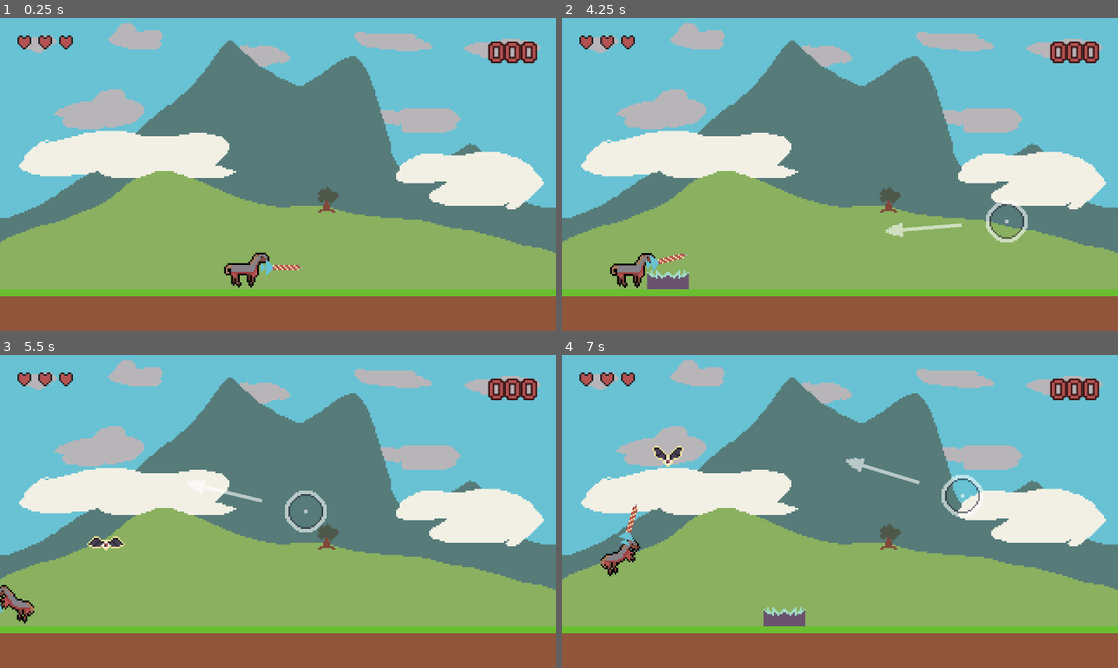
Above: before the commit, frames 1-4 (two rows, left to right).
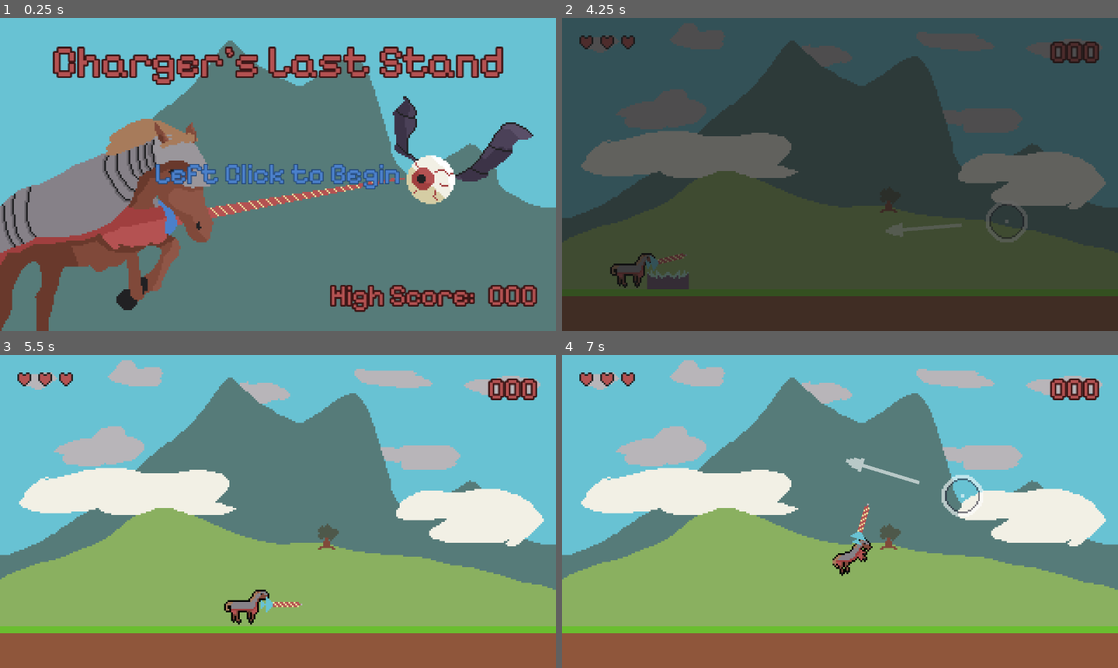
Above: after the commit, the same moments.

Repository: ErwinPrograms/Mini-Jam-205-Horses
Game: Godot game, scene res://scenes/views/main_menu.tscn
Two runs of this game, one before a commit and one after it. Both use one fixed random seed, a clock stepped at 60 frames per second and the inputs below. Before the commit the project starts from res://scenes/views/game.tscn. Sound files missing from this copy of the repository are replaced by a short silence.
Inputs (mouse positions are in pixels of both pictures, inside the frame that each line leads up to):
- Up to frame 1 (0.25 s): no input
- Up to frame 2 (4.25 s): tap Enter (ui_accept) at 0.5, 0.77, 1.25, 3.77 s; move the mouse to (962, 158) at 0.52 s; press the mouse at (962, 158) at 0.53 s; hold Right (ui_right) 0.53-1.25 s; release the mouse at (962, 158) at 1.25 s; drag from (728, 190) to (840, 265) at 1.27 s; move the mouse to (895, 105) at 2.02 s; press the mouse at (895, 105) at 2.03 s; hold Left (ui_left) 2.03-2.75 s; release the mouse at (895, 105) at 2.75 s; drag from (812, 237) to (667, 271) at 2.77 s; move the mouse to (1006, 221) at 3.52 s; press the mouse at (1006, 221) at 3.53 s; hold Right (ui_right) from 3.53 s (still down); tap Escape (ui_cancel) at 4.15 s
- Up to frame 3 (5.5 s): release Right (ui_right) at 4.25 s; release the mouse at (444, 558) at 4.25 s; drag from (111, 464) to (194, 433) at 4.27 s; tap Enter (ui_accept) at 5 s; move the mouse to (305, 511) at 5.02 s; press the mouse at (305, 511) at 5.03 s; hold Right (ui_right) from 5.03 s (still down)
- Up to frame 4 (7 s): release Right (ui_right) at 5.75 s; release the mouse at (867, 511) at 5.75 s; drag from (756, 433) to (728, 527) at 5.77 s; move the mouse to (962, 495) at 6.52 s; press the mouse at (962, 495) at 6.53 s; hold Left (ui_left) from 6.53 s (still down); tap Enter (ui_accept) at 6.77 s

The runs differ from the first frame. In frame 1, 61% of the frame differs, in the area x 0-100%, y 1-100%; in frame 2, 100%, in the area x 0-100%, y 0-100%; in frame 3, 1.7%; in frame 4, 1.7%.

Commit message:
Add main menu with view scene transition controls

Diff:
--- /dev/null
+++ b/globals/view_manager.gd
@@ -0,0 +1,37 @@
+extends Node
+
+const MAIN = preload("uid://dyryae66s6fme")
+const GAME = preload("uid://bq0khrtdtveh8")
+const FADE_TRANSITION = preload("uid://cfvdwx0enwmh1")
+
+var fade_scene: FadeTransition
+var next_scene: PackedScene
+
+func _ready() -> void:
+	fade_scene = FADE_TRANSITION.instantiate()
+	add_child(fade_scene)
+
+func _unhandled_input(event: InputEvent) -> void:
+	if event.is_action_pressed("ui_cancel"):
+		load_main_menu()
+
+func load_main_menu() -> void:
+	fade_to_scene(MAIN)
+
+func load_game() -> void:
+	get_tree().paused = false
+	fade_to_scene(GAME)
+
+func fade_to_scene(to_scene: PackedScene) -> void:
+	next_scene = to_scene
+	fade_scene.play_animation()
+
+func to_next_scene() -> void:
+	if next_scene:
+		var music_position: float = get_tree().current_scene.get_music_position()
+
+		get_tree().change_scene_to_packed(next_scene)
+
+		#get_tree().current_scene.set_music_position(music_position)
+
+		next_scene = null
--- a/project.godot
+++ b/project.godot
@@ -11,13 +11,14 @@
 [application]
 
 config/name="Mini Jam 205 - Horses"
-run/main_scene="uid://bq0khrtdtveh8"
+run/main_scene="uid://dyryae66s6fme"
 config/features=PackedStringArray("4.6", "Forward Plus")
 config/icon="uid://sc6o3nhn55iv"
 
 [autoload]
 
 SignalHub="*uid://cdaabu101kyrk"
+ViewManager="*uid://csqu54kxxw85i"
 
 [display]
 
--- /dev/null
+++ b/resources/themes/red-16.tres
@@ -0,0 +1,9 @@
+[gd_resource type="LabelSettings" format=3 uid="uid://bdtfnb0bua6k0"]
+
+[ext_resource type="FontFile" uid="uid://c8ohfea5gxd3t" path="res://assets/fonts/PixelifySans-VariableFont_wght.ttf" id="1_6a5gs"]
+
+[resource]
+font = ExtResource("1_6a5gs")
+font_color = Color(0.7058824, 0.32156864, 0.32156864, 1)
+outline_size = 4
+outline_color = Color(0.23137255, 0.078431375, 0.078431375, 1)
--- a/scenes/ui/game_over_screen.gd
+++ b/scenes/ui/game_over_screen.gd
@@ -1,8 +1,14 @@
 extends Control
-
 
 func _ready() -> void:
 	SignalHub.game_over.connect(on_game_over)
 
+func _gui_input(event: InputEvent) -> void:
+	if event.is_action_pressed("primary"):
+		ViewManager.load_main_menu()
+
 func on_game_over() -> void:
 	show()
+
+	await get_tree().create_timer(.5).timeout
+	mouse_filter = Control.MOUSE_FILTER_PASS
--- /dev/null
+++ b/scenes/views/fade_transition.gd
@@ -0,0 +1,11 @@
+class_name FadeTransition
+extends CanvasLayer
+
+@onready var animation_player: AnimationPlayer = $AnimationPlayer
+
+func play_animation() -> void:
+	animation_player.play("fade")
+
+func switch_scene() -> void:
+	get_tree().paused = false
+	ViewManager.to_next_scene()
--- /dev/null
+++ b/scenes/views/fade_transition.tscn
@@ -0,0 +1,72 @@
+[gd_scene format=3 uid="uid://cfvdwx0enwmh1"]
+
+[ext_resource type="Script" uid="uid://yj8npefta52e" path="res://scenes/views/fade_transition.gd" id="1_rctac"]
+
+[sub_resource type="Animation" id="Animation_rctac"]
+length = 0.001
+tracks/0/type = "value"
+tracks/0/imported = false
+tracks/0/enabled = true
+tracks/0/path = NodePath("ColorRect:color")
+tracks/0/interp = 1
+tracks/0/loop_wrap = true
+tracks/0/keys = {
+"times": PackedFloat32Array(0),
+"transitions": PackedFloat32Array(1),
+"update": 0,
+"values": [Color(0.09803922, 0.09803922, 0.09803922, 0)]
+}
+
+[sub_resource type="Animation" id="Animation_fk7w0"]
+resource_name = "fade"
+length = 0.3
+step = 0.05
+tracks/0/type = "value"
+tracks/0/imported = false
+tracks/0/enabled = true
+tracks/0/path = NodePath("ColorRect:color")
+tracks/0/interp = 2
+tracks/0/loop_wrap = true
+tracks/0/keys = {
+"times": PackedFloat32Array(0, 0.1, 0.2, 0.3),
+"transitions": PackedFloat32Array(1, 1, 1, 1),
+"update": 0,
+"values": [Color(0.09803922, 0.09803922, 0.09803922, 0), Color(0.09803922, 0.09803922, 0.09803922, 1), Color(0.09803922, 0.09803922, 0.09803922, 1), Color(0.09803922, 0.09803922, 0.09803922, 0)]
+}
+tracks/1/type = "method"
+tracks/1/imported = false
+tracks/1/enabled = true
+tracks/1/path = NodePath(".")
+tracks/1/interp = 1
+tracks/1/loop_wrap = true
+tracks/1/keys = {
+"times": PackedFloat32Array(0.15),
+"transitions": PackedFloat32Array(1),
+"values": [{
+"args": [],
+"method": &"switch_scene"
+}]
+}
+
+[sub_resource type="AnimationLibrary" id="AnimationLibrary_5ey8f"]
+_data = {
+&"RESET": SubResource("Animation_rctac"),
+&"fade": SubResource("Animation_fk7w0")
+}
+
+[node name="FadeTransition" type="CanvasLayer" unique_id=1411639026]
+process_mode = 3
+layer = 2
+script = ExtResource("1_rctac")
+
+[node name="ColorRect" type="ColorRect" parent="." unique_id=1437555885]
+anchors_preset = 15
+anchor_right = 1.0
+anchor_bottom = 1.0
+grow_horizontal = 2
+grow_vertical = 2
+mouse_filter = 2
+color = Color(0.09803922, 0.09803922, 0.09803922, 0)
+
+[node name="AnimationPlayer" type="AnimationPlayer" parent="." unique_id=826484825]
+libraries/ = SubResource("AnimationLibrary_5ey8f")
--- a/scenes/views/game.gd
+++ b/scenes/views/game.gd
@@ -3,6 +3,7 @@
 @onready var horse_player: HorsePlayer = $HorsePlayer
 @onready var launch_cursor: LaunchCursor = $ControllerNodes/LaunchCursor
 @onready var game_ui: GameUI = $UICanvas/GameUI
+@onready var music_player: AudioStreamPlayer = $MusicPlayer
 
 func _ready() -> void:
 	horse_player.connect_to_cursor(launch_cursor)
@@ -15,5 +16,12 @@
 			)
 	)
 
+func set_music_position(from_postion: float) -> void:
+	music_player.stop()
+	music_player.play(from_postion)
+
+func get_music_position() -> float:
+	return music_player.get_playback_position()
+
 func on_game_over() -> void:
 	get_tree().paused = true
--- /dev/null
+++ b/scenes/views/main_menu.gd
@@ -0,0 +1,14 @@
+extends Control
+
+@onready var music_player: AudioStreamPlayer = $MusicPlayer
+
+func _gui_input(event: InputEvent) -> void:
+	if event.is_action_pressed("primary"):
+		ViewManager.load_game()
+
+func set_music_position(from_postion: float) -> void:
+	music_player.stop()
+	music_player.play(from_postion)
+
+func get_music_position() -> float:
+	return music_player.get_playback_position()
--- /dev/null
+++ b/scenes/views/main_menu.tscn
@@ -0,0 +1,123 @@
+[gd_scene format=3 uid="uid://dyryae66s6fme"]
+
+[ext_resource type="Script" uid="uid://dgm65d0qdjay6" path="res://scenes/views/main_menu.gd" id="1_70mm7"]
+[ext_resource type="FontFile" uid="uid://c8ohfea5gxd3t" path="res://assets/fonts/PixelifySans-VariableFont_wght.ttf" id="1_u42ap"]
+[ext_resource type="Texture2D" uid="uid://b6ucqlqsla48t" path="res://assets/sprites/charger-last-stand-mm-bg-320-180.png" id="2_t2ti7"]
+[ext_resource type="LabelSettings" uid="uid://bdtfnb0bua6k0" path="res://resources/themes/red-16.tres" id="3_t7i0u"]
+[ext_resource type="AudioStream" uid="uid://cgr3doj5dqq0o" path="res://assets/music/Music_Loop_8_Bass.ogg" id="4_10idf"]
+
+[sub_resource type="LabelSettings" id="LabelSettings_70mm7"]
+font = ExtResource("1_u42ap")
+font_size = 24
+font_color = Color(0.7058824, 0.32156864, 0.32156864, 1)
+outline_size = 4
+outline_color = Color(0.23137255, 0.078431375, 0.078431375, 1)
+
+[sub_resource type="LabelSettings" id="LabelSettings_u42ap"]
+font = ExtResource("1_u42ap")
+font_color = Color(0.29411766, 0.5019608, 0.7921569, 1)
+outline_size = 2
+outline_color = Color(0.13137081, 0.27355534, 0.47008514, 1)
+
+[sub_resource type="Animation" id="Animation_70mm7"]
+length = 0.001
+tracks/0/type = "value"
+tracks/0/imported = false
+tracks/0/enabled = true
+tracks/0/path = NodePath(".:modulate")
+tracks/0/interp = 1
+tracks/0/loop_wrap = true
+tracks/0/keys = {
+"times": PackedFloat32Array(0),
+"transitions": PackedFloat32Array(1),
+"update": 0,
+"values": [Color(1, 1, 1, 1)]
+}
+
+[sub_resource type="Animation" id="Animation_t7i0u"]
+resource_name = "flash"
+loop_mode = 1
+step = 0.05
+tracks/0/type = "value"
+tracks/0/imported = false
+tracks/0/enabled = true
+tracks/0/path = NodePath(".:modulate")
+tracks/0/interp = 2
+tracks/0/loop_wrap = true
+tracks/0/keys = {
+"times": PackedFloat32Array(0, 0.4, 0.5, 0.6, 1),
+"transitions": PackedFloat32Array(1, 1, 1, 1, 1),
+"update": 0,
+"values": [Color(1, 1, 1, 1), Color(1, 1, 1, 1), Color(1, 1, 1, 0), Color(1, 1, 1, 1), Color(1, 1, 1, 1)]
+}
+
+[sub_resource type="AnimationLibrary" id="AnimationLibrary_10idf"]
+_data = {
+&"RESET": SubResource("Animation_70mm7"),
+&"flash": SubResource("Animation_t7i0u")
+}
+
+[node name="MainMenu" type="Control" unique_id=1974040100]
+layout_mode = 3
+anchors_preset = 15
+anchor_right = 1.0
+anchor_bottom = 1.0
+grow_horizontal = 2
+grow_vertical = 2
+script = ExtResource("1_70mm7")
+
+[node name="BackgroundArt" type="TextureRect" parent="." unique_id=1459823904]
+layout_mode = 0
+offset_right = 40.0
+offset_bottom = 40.0
+texture = ExtResource("2_t2ti7")
+
+[node name="MarginContainer" type="MarginContainer" parent="." unique_id=1670641602]
+layout_mode = 1
+anchors_preset = 15
+anchor_right = 1.0
+anchor_bottom = 1.0
+grow_horizontal = 2
+grow_vertical = 2
+theme_override_constants/margin_left = 10
+theme_override_constants/margin_top = 10
+theme_override_constants/margin_right = 10
+theme_override_constants/margin_bottom = 10
+
+[node name="TitleLabel" type="Label" parent="MarginContainer" unique_id=1030541122]
+layout_mode = 2
+size_flags_horizontal = 4
+size_flags_vertical = 0
+text = "Charger's Last Stand"
+label_settings = SubResource("LabelSettings_70mm7")
+
+[node name="InstructionLabel" type="Label" parent="MarginContainer" unique_id=870249175]
+layout_mode = 2
+size_flags_horizontal = 4
+text = "Left Click to Begin"
+label_settings = SubResource("LabelSettings_u42ap")
+
+[node name="AnimationPlayer" type="AnimationPlayer" parent="MarginContainer/InstructionLabel" unique_id=761850865]
+libraries/ = SubResource("AnimationLibrary_10idf")
+autoplay = &"flash"
+
+[node name="HighScoreContainer" type="HBoxContainer" parent="MarginContainer" unique_id=238467004]
+layout_mode = 2
+size_flags_horizontal = 8
+size_flags_vertical = 8
+
+[node name="DescriptionLabel" type="Label" parent="MarginContainer/HighScoreContainer" unique_id=570447474]
+layout_mode = 2
+text = "High Score: "
+label_settings = ExtResource("3_t7i0u")
+
+[node name="ScoreLabel" type="Label" parent="MarginContainer/HighScoreContainer" unique_id=801575761]
+layout_mode = 2
+text = "000"
+label_settings = ExtResource("3_t7i0u")
+
+[node name="MusicPlayer" type="AudioStreamPlayer" parent="." unique_id=175092120]
+stream = ExtResource("4_10idf")
+volume_db = -20.0
+autoplay = true
+parameters/looping = true
Binary file added: assets/sprites/charger-last-stand-mm-bg-320-180.png
Not shown, added: assets/sprites/charger-last-stand-mm-bg-320-180.png.import
Not shown, added: globals/view_manager.gd.uid
Not shown, added: scenes/views/fade_transition.gd.uid
Not shown, added: scenes/views/main_menu.gd.uid
